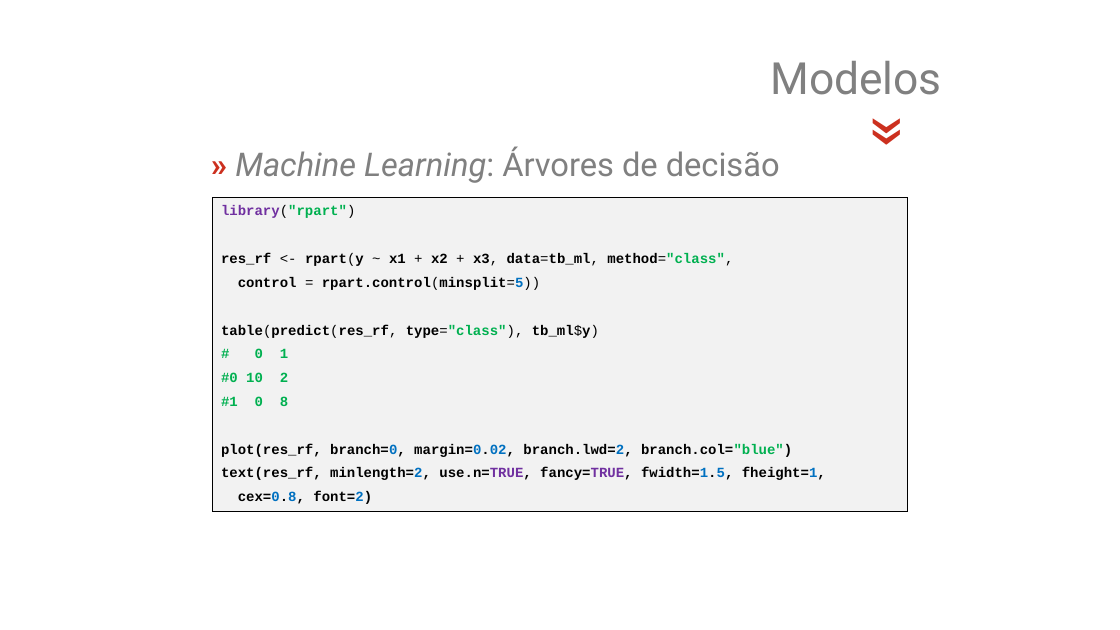
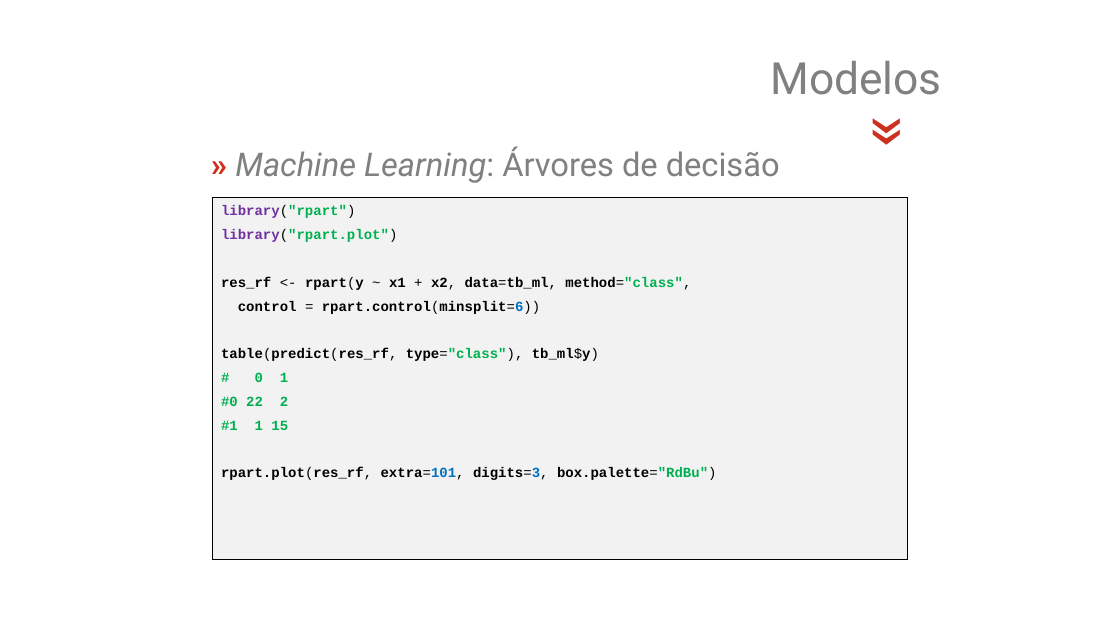
Before and after one commit to jsollari/DSR-II2026, a slide deck: slide 27 of docs/DSR-II2026_JL_slides.pptx (slide 32 before the commit). Drawn at 1120x630 pixels with LibreOffice and Linux fonts; fonts in the diff are those of the drawing; background and template pictures are left out. Boxes give left, top, right and bottom in pixels: in the first picture for what was removed or moved away, otherwise in the second. Text is boxed around its words. In the diff, an @@ line names an element or a change of style, - is before the commit and + after.

```diff
--- a/docs/DSR-II2026_JL_slides.pptx
+++ b/docs/DSR-II2026_JL_slides.pptx
@@ rectangle "library("rpart")": place and size @@
-rectangle "library("rpart")" at (213,198,907,513)
+rectangle "library("rpart")" at (213,198,907,560)
@@ text in rectangle at (221,229,691,314): text changed @@
-res_rf <- rpart(y ~ x1 + x2 + x3, data=tb_ml, method="class",
-control = rpart.control(minsplit=5))
+library("rpart.plot")
+res_rf <- rpart(y ~ x1 + x2, data=tb_ml, method="class",
+control = rpart.control(minsplit=6))
@@ text in rectangle at (221,396,717,480): text changed @@
-#0 10 2
-#1 0 8
-plot(res_rf, branch=0, margin=0.02, branch.lwd=2, branch.col="blue")
-text(res_rf, minlength=2, use.n=TRUE, fancy=TRUE, fwidth=1.5, fheight=1,
-cex=0.8, font=2)
+#0 22 2
+#1 1 15
+rpart.plot(res_rf, extra=101, digits=3, box.palette="RdBu")
```
Also in this commit, not shown: 11 other slides changed, 2 slides added, 5 slides removed, 23 other files.
